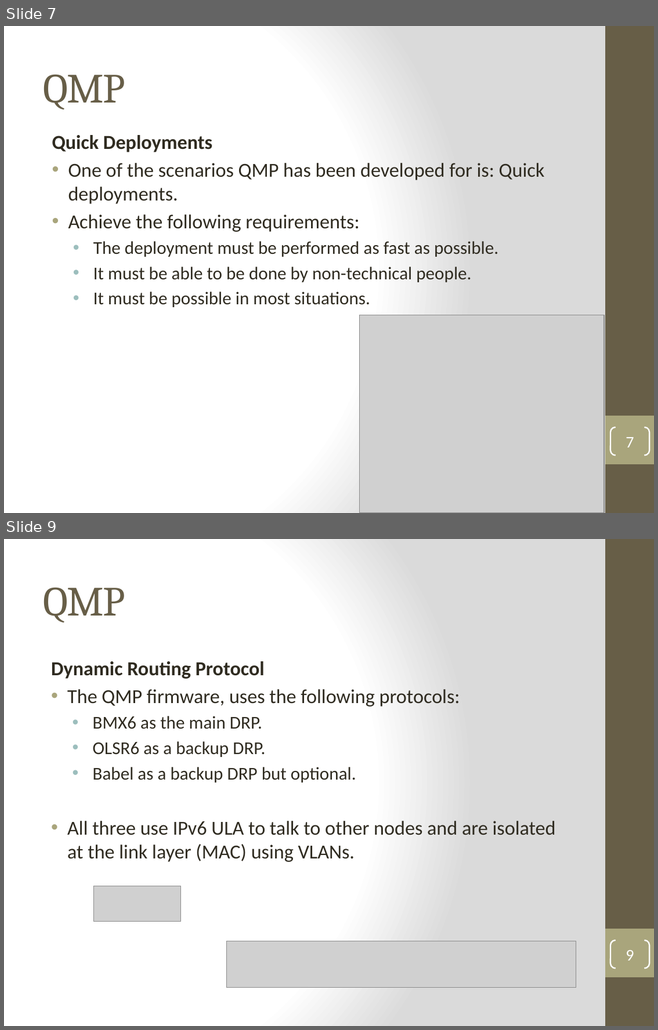
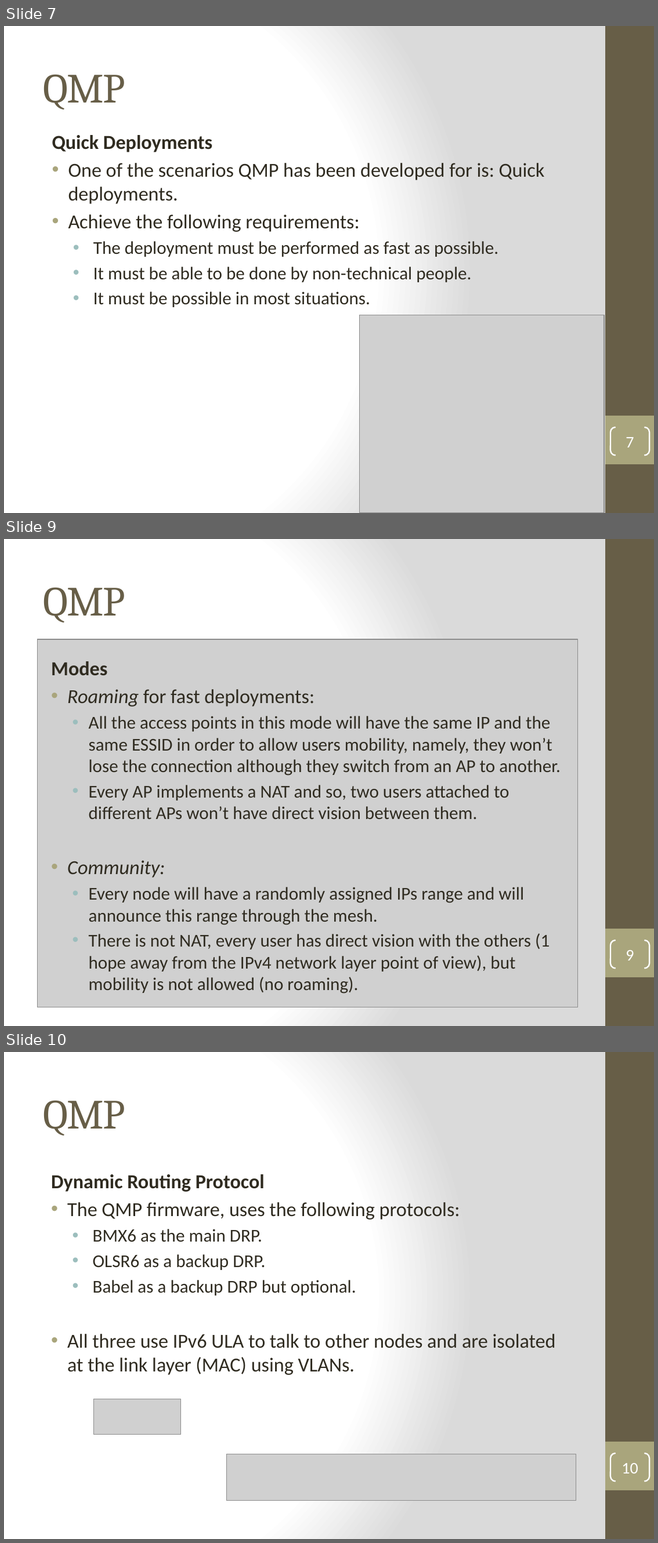
Before and after one commit to ferry91/MobileNode-TFG, a slide deck: Presentation-demo/MN_QMP_Demo.pptx. Shown one above the other, each under a label of ours: slides 7 and 9 before the commit, slides 7, 9 and 10 after it; the slides between them are not shown. The pictures are 658x1030 and 658x1543 pixels, drawn with LibreOffice and Linux fonts; fonts in the diff are those of the drawing; grey boxes stand for pictures. Boxes give left, top, right and bottom in pixels: in the first picture for what was removed or moved away, otherwise in the second. Text is boxed around its words. In the diff, an @@ line names an element or a change of style, - is before the commit and + after.

```diff
--- a/Presentation-demo/MN_QMP_Demo.pptx
+++ b/Presentation-demo/MN_QMP_Demo.pptx
@@ slide 9 added at <box>4,539,654,1026</box>, background gradient #FFFFFF to #DADADA; not listed: 2 template elements that a slide beside it also shows @@
@@ title added at <box>43,587,125,623</box>, 46 pt, text #675E47 @@
+QMP
@@ picture added at <box>37,640,577,1008</box> @@
@@ text added at <box>51,661,560,994</box>, 20 pt, text #2F2B20 @@
+Modes
+• Roaming for fast deployments:
+  • All the access points in this mode will have the same IP and the same ESSID in order to allow users mobility, namely, they won’t lose the connection although they switch from an AP to another.
+  • Every AP implements a NAT and so, two users attached to different APs won’t have direct vision between them.
+• Community:
+  • Every node will have a randomly assigned IPs range and will announce this range through the mesh.
+  • There is not NAT, every user has direct vision with the others (1 hope away from the IPv4 network layer point of view), but mobility is not allowed (no roaming).
@@ page number added at <box>610,940,649,968</box>, outline #FFFFFF 1.5 pt, 18 pt, text #FFFFFF @@
+9
@@ what was slide 9 is now slide 10 @@
@@ page number at <box>621,1463,637,1474</box>: text changed @@
-9
+10
```
Also in this commit, not shown: 4 slides changed, 1 other slide added, 1 other file.
